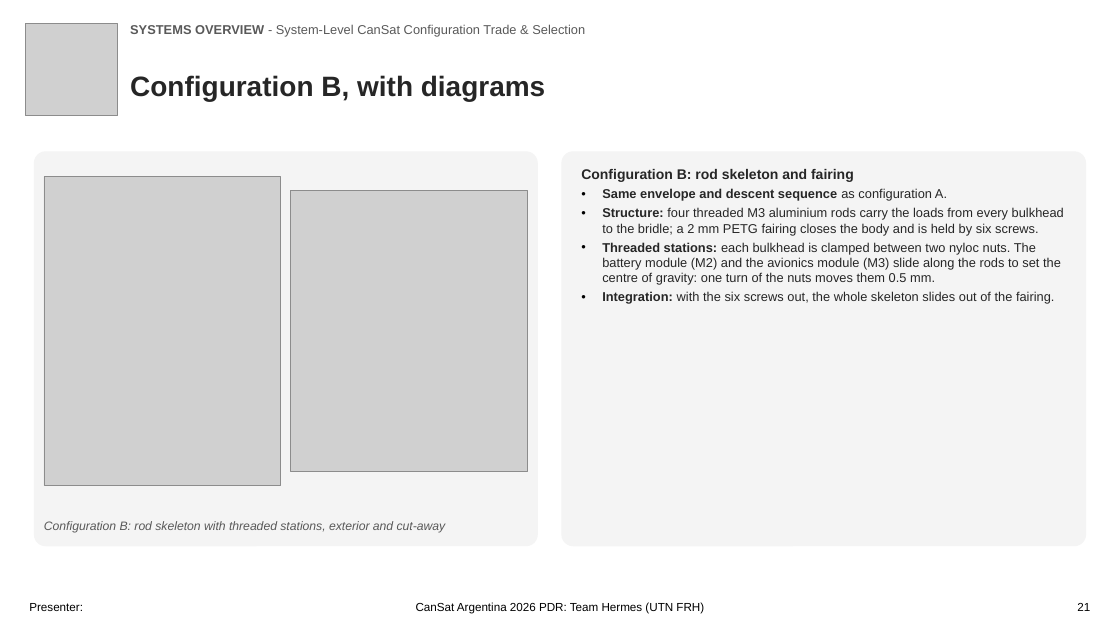
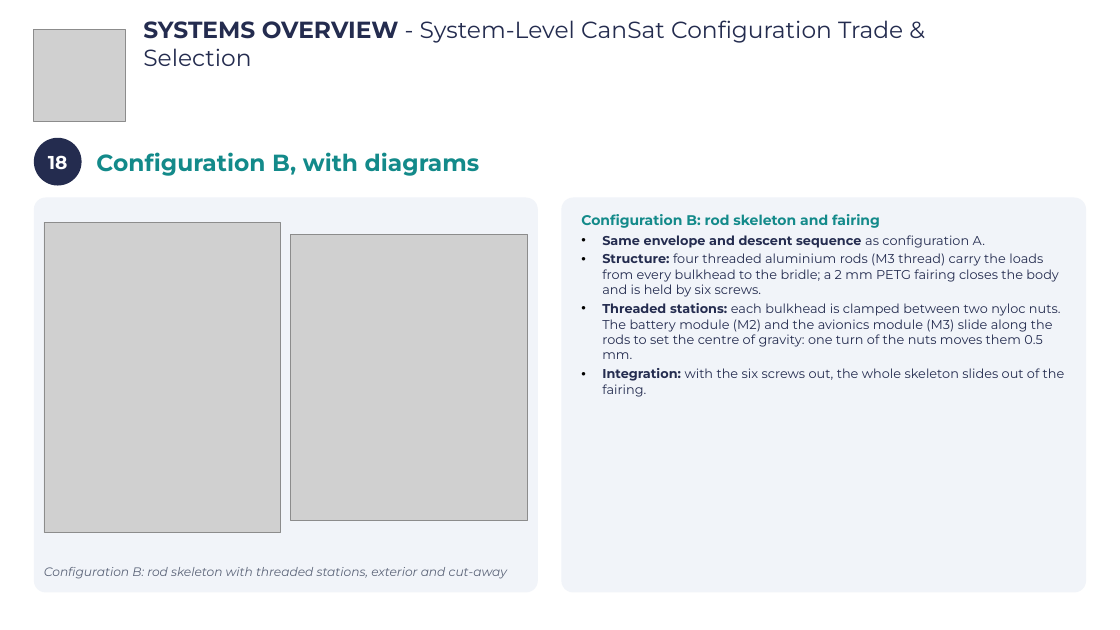
Before and after one commit to Caetano18/proyecto, a slide deck: slide 21 of cansat_pdr/laminas_plantilla/CanSat_PDR_Hermes_completo.pptx. Drawn at 1120x630 pixels with LibreOffice and Linux fonts; fonts in the diff are those of the drawing; grey boxes stand for pictures; background and template pictures are left out. Boxes give left, top, right and bottom in pixels: in the first picture for what was removed or moved away, otherwise in the second. Text is boxed around its words. In the diff, an @@ line names an element or a change of style, - is before the commit and + after.

```diff
--- a/cansat_pdr/laminas_plantilla/CanSat_PDR_Hermes_completo.pptx
+++ b/cansat_pdr/laminas_plantilla/CanSat_PDR_Hermes_completo.pptx
@@ picture: place and size @@
-picture at (25, 24, 118, 116)
+picture at (34, 29, 125, 121)
@@ text "SYSTEMS OVERVIEW - System-Level CanSat ...": place and size @@
-text "SYSTEMS OVERVIEW - System-Level CanSat ..." at (130, 24, 585, 37)
+text "SYSTEMS OVERVIEW - System-Level CanSat ..." at (143, 20, 903, 66)
@@ text "SYSTEMS OVERVIEW - System-Level CanSat ..." at (143, 20, 903, 66): size 11 to 20 pt, font Arial to Montserrat, text colour #595959 to #242C4F @@
@@ ellipse added at (34, 138, 82, 186), fill #242C4F, 16 pt, text #FFFFFF, bold @@
+18
@@ text "Configuration B, with diagrams": place and size @@
-text "Configuration B, with diagrams" at (130, 75, 545, 102)
+text "Configuration B, with diagrams" at (96, 152, 480, 176)
@@ text "Configuration B, with diagrams" at (96, 152, 480, 176): size 24 to 20 pt, font Arial to Montserrat, text colour #262626 to #138A8A @@
@@ 2 rounded rectangles, 1 text, 1 picture: place and size @@
-2 rounded rectangles, 1 text, 1 picture at (34, 151, 1086, 546)
+2 rounded rectangles, 1 text, 1 picture at (34, 197, 1086, 592)
@@ rounded rectangle at (34, 197, 538, 592): fill #F4F4F4 to #F1F4F9 @@
@@ rounded rectangle "Configuration B: rod skeleton and ..." at (561, 197, 1086, 592): fill #F4F4F4 to #F1F4F9 @@
@@ picture: place and size @@
-picture at (291, 191, 528, 472)
+picture at (291, 234, 528, 521)
@@ text in rounded rectangle at (581, 214, 1065, 397): font Arial to Montserrat in "Configuration B: rod skeleton and fairing", "Same envelope and descent sequence as configuration ...", "Threaded stations: each bulkhead is clamped between ...", "Integration: with the six screws out, the ..."; text colour #262626 to #138A8A in "Configuration B: rod skeleton and fairing"; text colour #262626 to #242C4F in "Same envelope and descent sequence as configuration ...", "Threaded stations: each bulkhead is clamped between ...", "Integration: with the six screws out, the ..." @@
@@ text in rounded rectangle at (602, 253, 1058, 297): text changed; font Arial to Montserrat; text colour #262626 to #242C4F @@
-• Structure: four threaded M3 aluminium rods carry the loads from every bulkhead to the bridle; a 2 mm PETG fairing closes the body and is held by six screws.
+• Structure: four threaded aluminium rods (M3 thread) carry the loads from every bulkhead to the bridle; a 2 mm PETG fairing closes the body and is held by six screws.
@@ text "Configuration B: rod skeleton with ..." at (44, 567, 507, 579): font Arial to Montserrat, text colour #595959 to #5B6478 @@
@@ text removed at (29, 603, 83, 611) @@
-Presenter:
@@ text removed at (416, 602, 704, 614) @@
-CanSat Argentina 2026 PDR: Team Hermes (UTN FRH)
@@ text removed at (1077, 603, 1090, 611) @@
-21
```
Also in this commit, not shown: 105 other slides changed, 18 other files.
